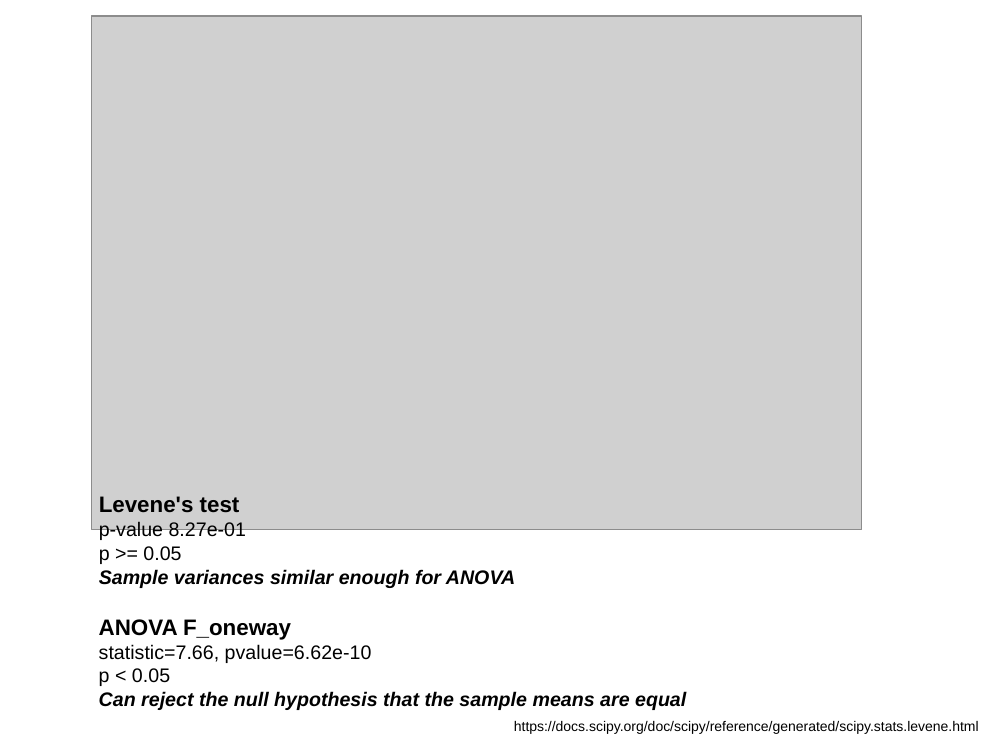
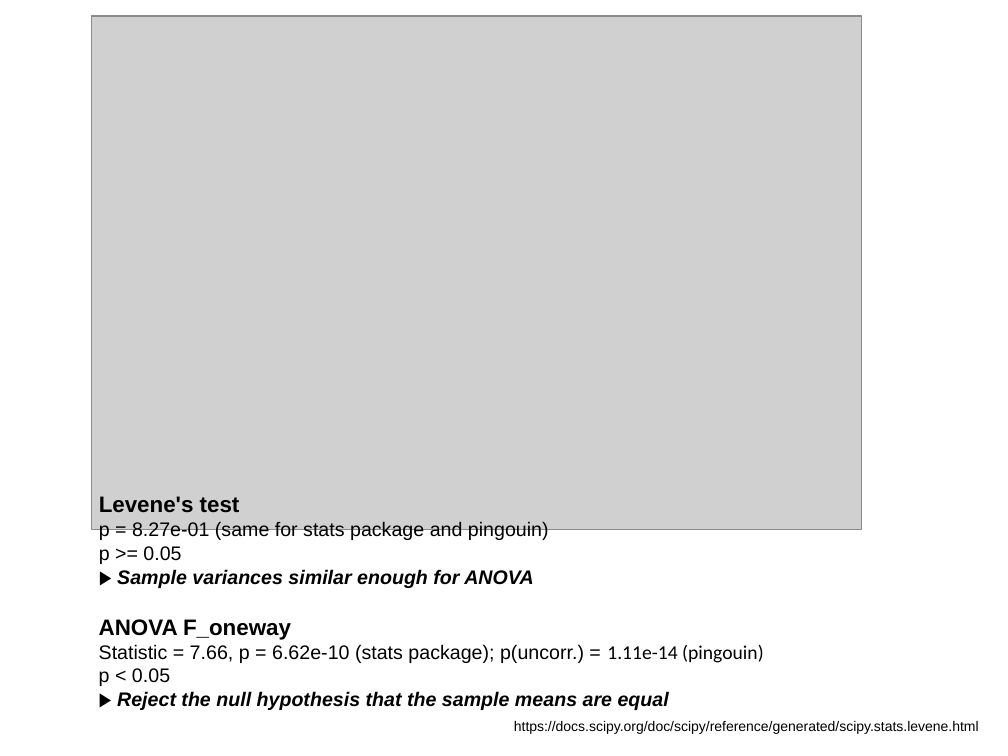
Before and after one commit to MimiBebe/Project-1Team3, a slide deck: slide 2 of Barbara_Project1_Team3.pptx. Drawn at 1008x756 pixels with LibreOffice and Linux fonts; fonts in the diff are those of the drawing; grey boxes stand for pictures. Boxes give left, top, right and bottom in pixels: in the first picture for what was removed or moved away, otherwise in the second. Text is boxed around its words. In the diff, an @@ line names an element or a change of style, - is before the commit and + after.

```diff
--- a/Barbara_Project1_Team3.pptx
+++ b/Barbara_Project1_Team3.pptx
@@ text at [99,521,549,541]: text changed @@
-p-value 8.27e-01
+p = 8.27e-01 (same for stats package and pingouin)
@@ text at [99,569,533,588]: text changed @@
-Sample variances similar enough for ANOVA
+▶︎ Sample variances similar enough for ANOVA
@@ text at [99,644,764,663]: text changed @@
-statistic=7.66, pvalue=6.62e-10
+Statistic = 7.66, p = 6.62e-10 (stats package); p(uncorr.) = 1.11e-14 (pingouin)
@@ text at [99,691,669,710]: text changed @@
-Can reject the null hypothesis that the sample means are equal
+▶︎ Reject the null hypothesis that the sample means are equal
```
Also in this commit, not shown: 5 other slides changed, 2 slides added, 2 slides removed, 1 other file.
